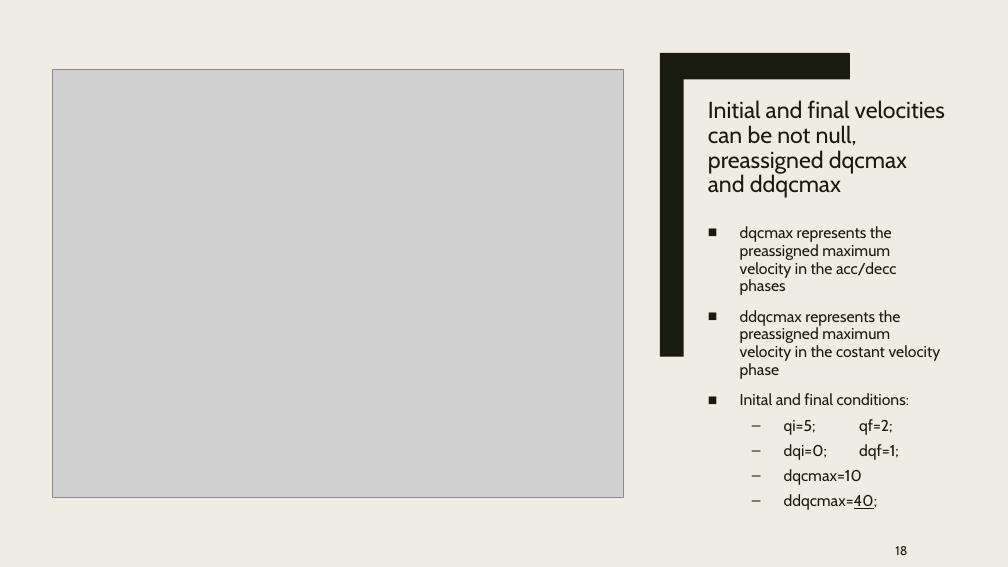
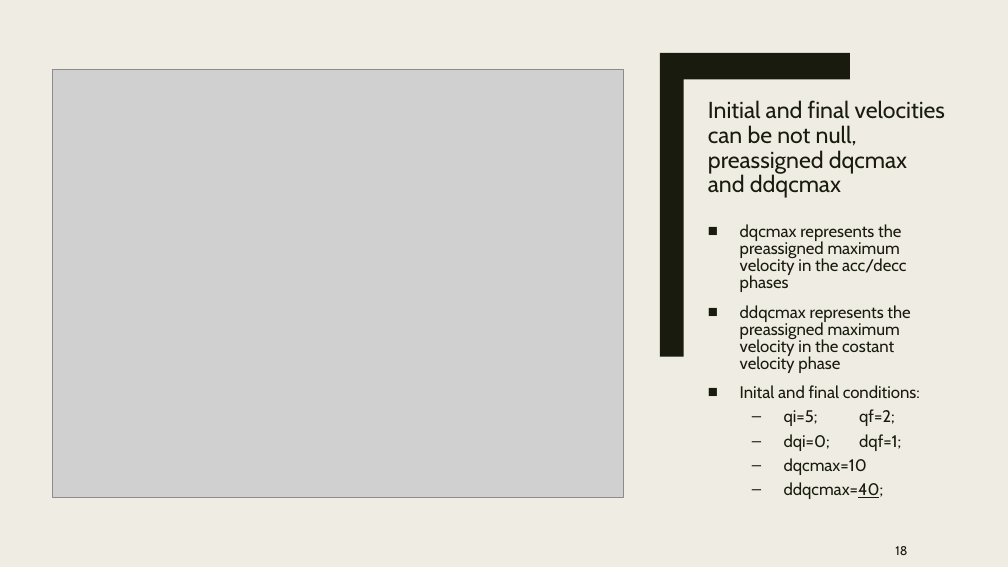
Before and after one commit to nicolamarchiotto/Robotics-Vision-and-Control, a slide deck: slide 18 of Homeworks/RVC_presentation.pptx. Drawn at 1008x567 pixels with LibreOffice and Linux fonts; fonts in the diff are those of the drawing; grey boxes stand for pictures. Boxes give left, top, right and bottom in pixels: in the first picture for what was removed or moved away, otherwise in the second. Text is boxed around its words. In the diff, an @@ line names an element or a change of style, - is before the commit and + after.

```diff
--- a/Homeworks/RVC_presentation.pptx
+++ b/Homeworks/RVC_presentation.pptx
@@ text "dqcmax represents the preassigned maximum ..." at (x1=740, y1=224, x2=920, y2=499): size 15 to 16 pt; line spacing 0.94 to 0.84 @@
```
Also in this commit, not shown: 11 other slides changed, 2 slides added, 2 slides removed, 47 other files.
